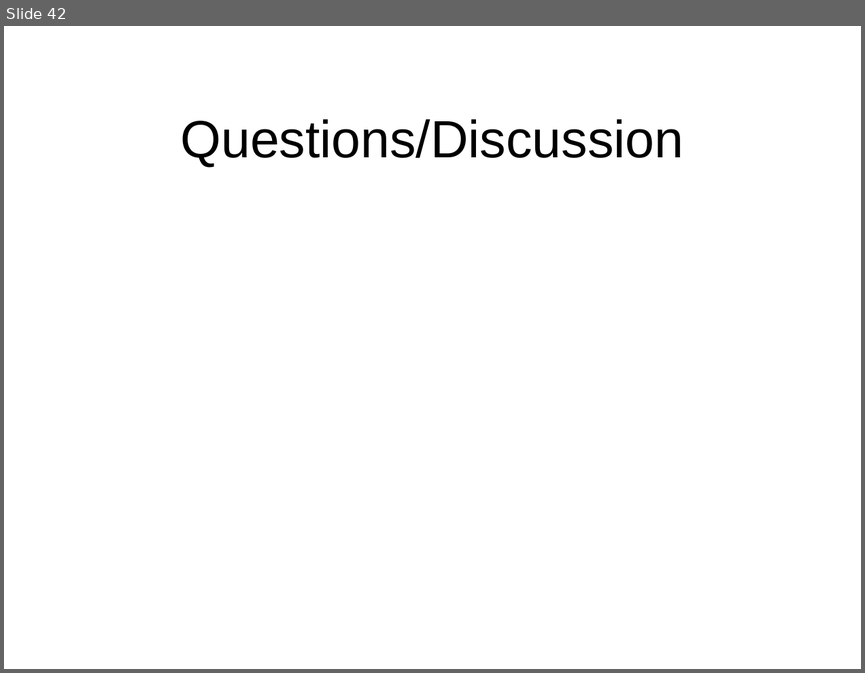
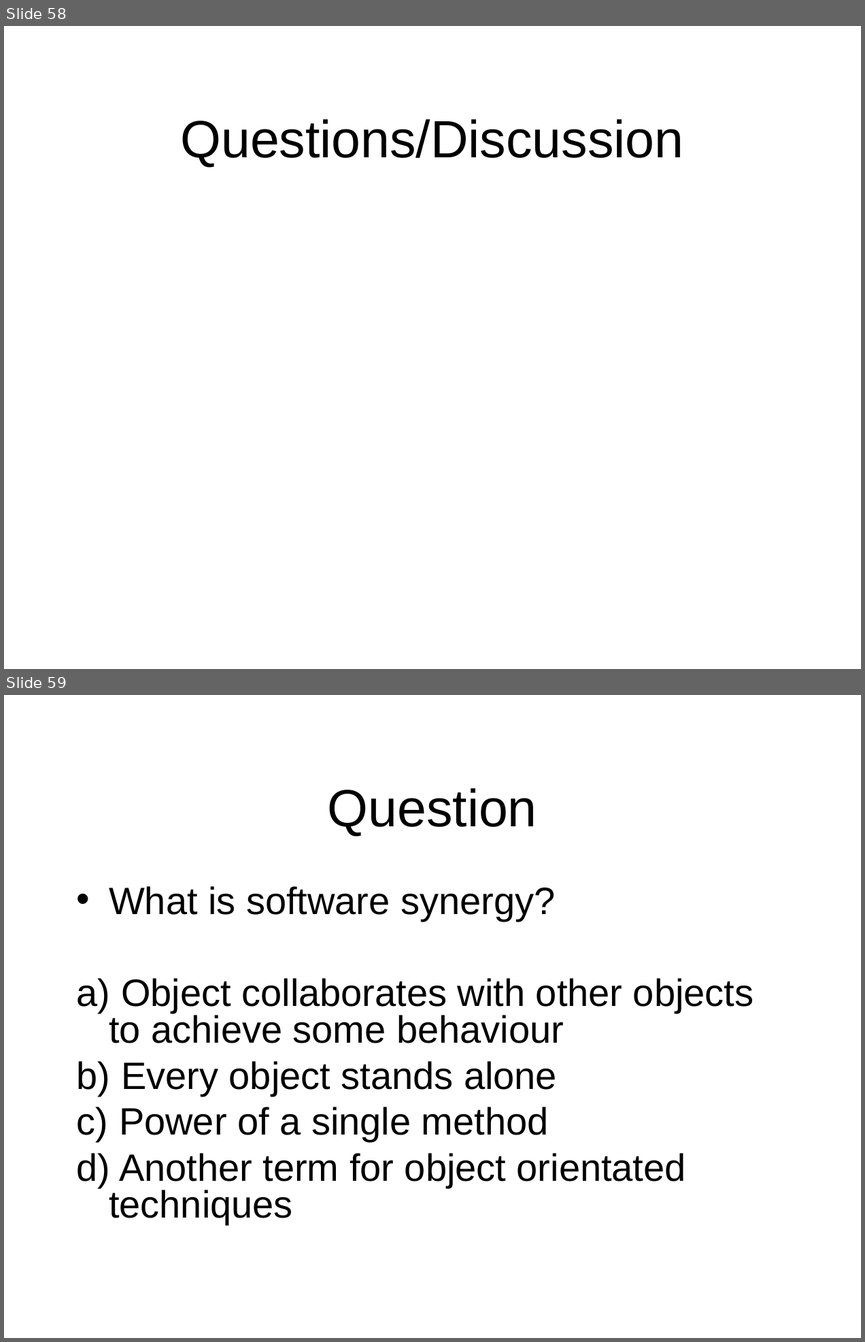
Before and after one commit to octaviordz/zjnu2017.github.io, a slide deck: OOAD/lectures/030--Object.Model.ppt. Shown one above the other, each under a label of ours: slide 42 before the commit, slides 58 and 59 after it. The pictures are 865x673 and 865x1342 pixels, drawn with LibreOffice and Linux fonts; fonts in the diff are those of the drawing. Boxes give left, top, right and bottom in pixels: in the first picture for what was removed or moved away, otherwise in the second. Text is boxed around its words. In the diff, an @@ line names an element or a change of style, - is before the commit and + after.

```diff
--- a/OOAD/lectures/030--Object.Model.ppt
+++ b/OOAD/lectures/030--Object.Model.ppt
@@ slide 59 added at [4,695,861,1338], background #FFFFFF @@
@@ title added at [328,788,537,836], 44 pt, text #000000 @@
+Question
@@ text added at [77,886,753,1225], 32 pt, text #000000 @@
+• What is software synergy?
+a) Object collaborates with other objects to achieve some behaviour
+b) Every object stands alone
+c) Power of a single method
+d) Another term for object orientated techniques
@@ what was slide 42 is now slide 58 @@
```
Also in this commit, not shown: 7 slides changed, 23 other slides added, 2 other files.
